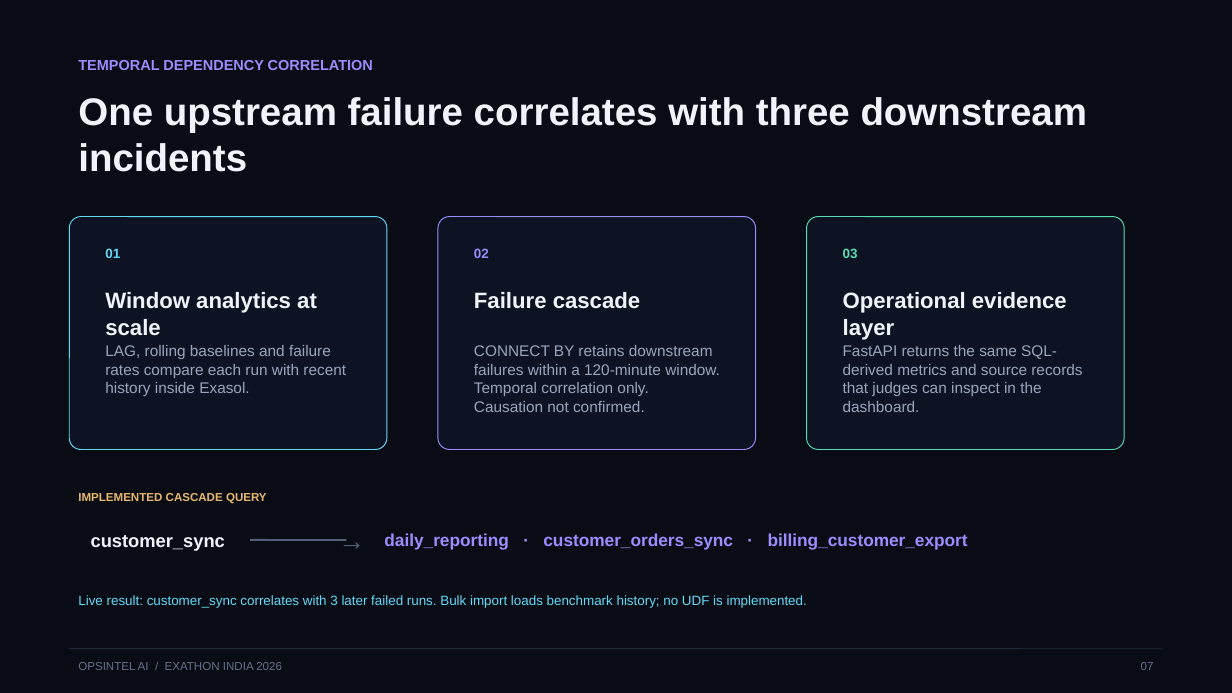
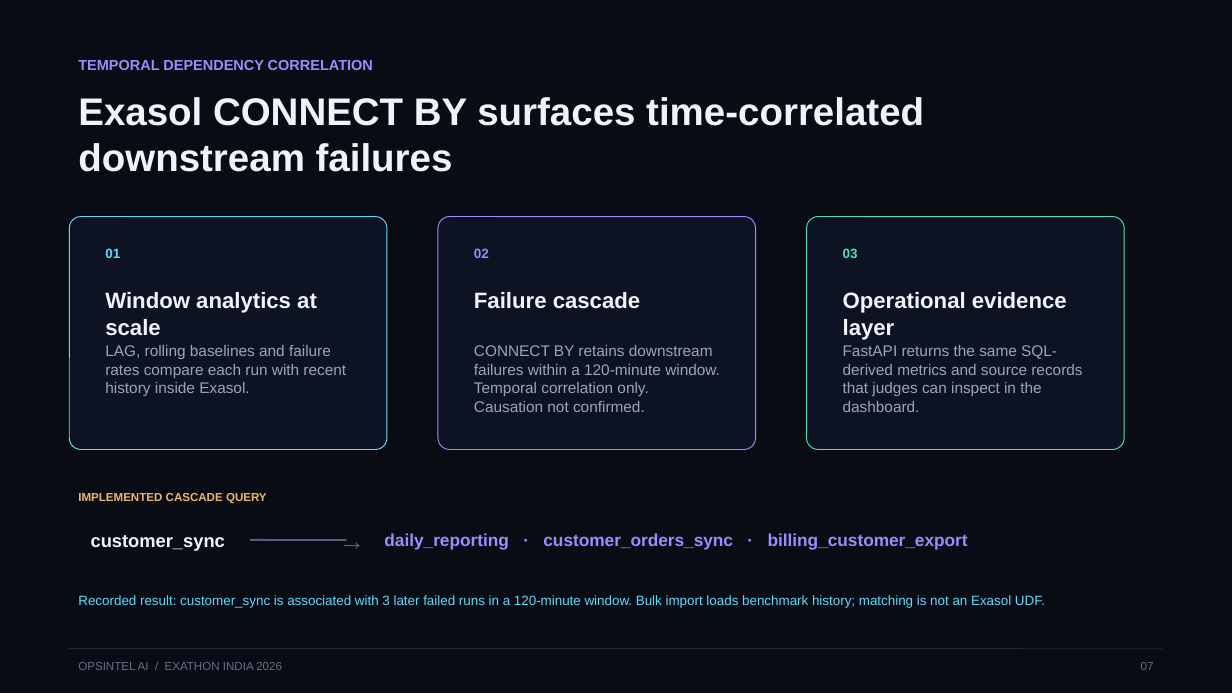
Before and after one commit to Anafa-thabassum/opsintel-ai, a slide deck: slide 7 of submission/opsintel-ai-pitch-deck.pptx. Drawn at 1232x693 pixels with LibreOffice and Linux fonts; fonts in the diff are those of the drawing. Boxes give left, top, right and bottom in pixels: in the first picture for what was removed or moved away, otherwise in the second. Text is boxed around its words. In the diff, an @@ line names an element or a change of style, - is before the commit and + after.

```diff
--- a/submission/opsintel-ai-pitch-deck.pptx
+++ b/submission/opsintel-ai-pitch-deck.pptx
@@ text at [78,97,924,172]: text changed @@
-One upstream failure correlates with three downstream incidents
+Exasol CONNECT BY surfaces time-correlated downstream failures
@@ text at [78,595,1045,608]: text changed @@
-Live result: customer_sync correlates with 3 later failed runs. Bulk import loads benchmark history; no UDF is implemented.
+Recorded result: customer_sync is associated with 3 later failed runs in a 120-minute window. Bulk import loads benchmark history; matching is not an Exasol UDF.
```
Also in this commit, not shown: 9 other slides changed, 15 other files.
